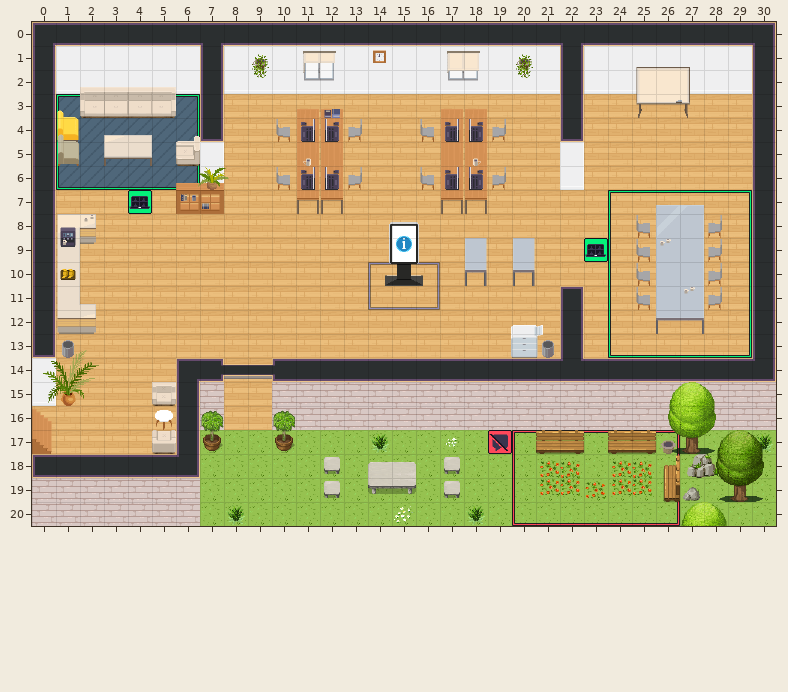
Tiled map (JSON) -- office2.tmj. Above, as it was before the edit.
Cells are 32x32 px. Shown: x 0..30, y 0..20.
The result:
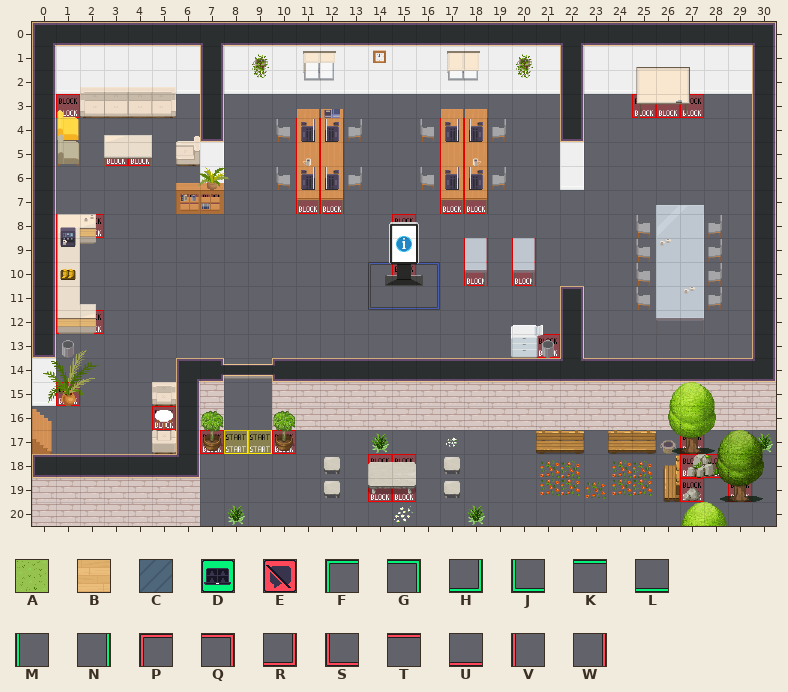
Key: from "WA_Exterior": A 628; from "WA_Room_Builder": B 350, C 360; from "WA_User_Interface": D 21, E 60, F 161, G 162, H 163, J 164, K 165, L 166, M 167, N 168, P 239, Q 240, R 241, S 242, T 243, U 244, V 245, W 246.
_ is an empty cell.
Edits made:
Layer "floor/floor1" (now hidden):
The author cleared tile A in row 17 at x 7 to 30; in row 18 at x 7 to 28 and 30; in rows 19 to 20 at x 7 to 30.
The author cleared tile B in rows 3 to 6 at x 8 to 21 and 23 to 29; in row 7 at x 1 to 29; in row 8 at x 1 to 25 and 28 to 29; in row 9 at x 1 to 14, 16 to 25 and 28 to 29; in row 10 at x 1 to 25 and 28 to 29; in row 11 at x 1 to 21, 23 to 25 and 28 to 29.
The author cleared tile B in row 12 at x 1 to 21 and 23 to 29; in row 13 at x 1 to 19, 21 and 23 to 29; in row 14 at x 1 to 5 and 8 to 9; in row 15 at x 1 to 4 and 8 to 9; in row 16 at x 0 to 5 and 8 to 9; in row 17 at x 0 to 5.
The author cleared tile C in row 3 at x 1 and 6; in row 4 at x 1 to 6; in row 5 at x 1 to 5; in row 6 at x 1 to 6.
Layer "floor/floor2" (now hidden):
The author cleared tile D in row 7 at x 4; in row 9 at x 23.
The author cleared tile E in row 17 at x 19.
The author cleared tile F in row 3 at x 1; in row 7 at x 24.
The author cleared tile G in row 3 at x 6; in row 7 at x 29.
The author cleared tile H in row 6 at x 6; in row 13 at x 29.
The author cleared tile J in row 6 at x 1; in row 13 at x 24.
The author cleared tile K in row 7 at x 25 to 28.
The author cleared tile L in row 6 at x 2 to 5; in row 13 at x 25 to 28.
The author cleared tile M in rows 4 to 5 at x 1; in rows 8 to 12 at x 24.
The author cleared tile N in row 4 at x 6; in rows 8 to 12 at x 29.
The author cleared tile P in row 17 at x 20.
The author cleared tile Q in row 17 at x 26.
The author cleared tile R in row 20 at x 26.
The author cleared tile S in row 20 at x 20.
The author cleared tile T in row 17 at x 21 to 25.
The author cleared tile U in row 20 at x 21 to 25.
The author cleared tile V in rows 18 to 19 at x 20.
The author cleared tile W in rows 18 to 19 at x 26.
Pixel boxes of the changes (left, top, right, bottom) in both pictures:
removed: (32, 94, 776, 526)
